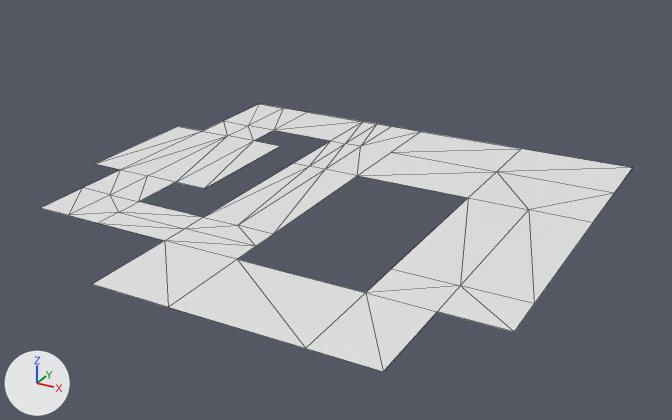
What one commit did to the Blender file blend/ground.blend.
Rendered twice from a 50 mm camera at (65.9, -83.5, 38.7) aimed at (22.8, -5.2, -0.4). The lights are fixed; the arrows at lower left show +X, +Y and +Z. Mesh edges are drawn as thin lines. The same objects are shown in both versions, whatever each file hides.
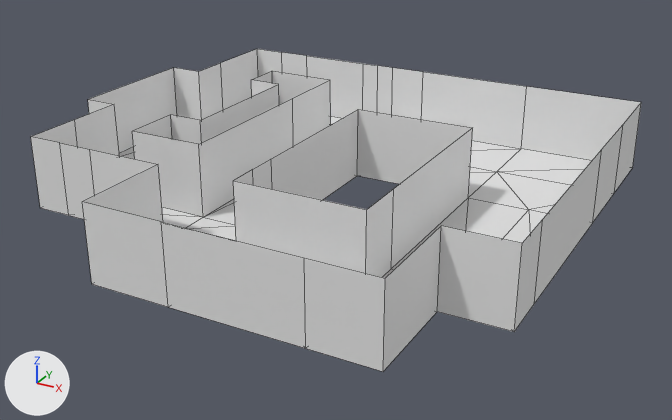
Location of each change, (x1, y1, x2, y2) in pixels of the pictures (672 x 420 px):
'Plane', reshaped (20% taller): before (42, 104, 632, 372); after (31, 49, 641, 372)
part 1 of me_plane, added: after (31, 49, 641, 372)

The change, as a list of edits to the scene's bpy script:
```text
Change me_plane:
    used by ob_plane; location = (0.0, 0.0, 0.0); scale = (7.83, 7.83, 7.83)
    remove me_plane.from_pydata(...)  # 59 vertices, 75 faces; spans x -1.0..6.05, y -3.89..2.7, z 0.0
    add me_plane.from_pydata(...)  # 103 vertices, 119 faces; spans x -1.0..6.05, y -3.89..2.7, z 0.0..1.0
    me_plane part 1
    44 new vertices lie (0.0, 0.0, 1.0) away from vertices in x -1.0..6.05, y -3.89..2.7, z 0.0
    44 new faces join them
```
